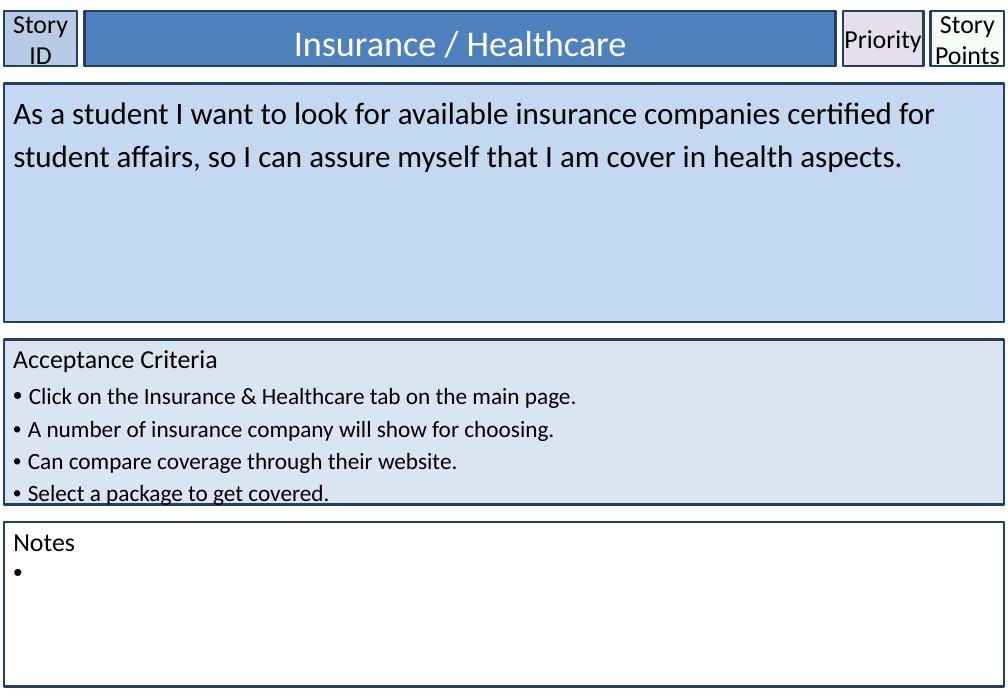
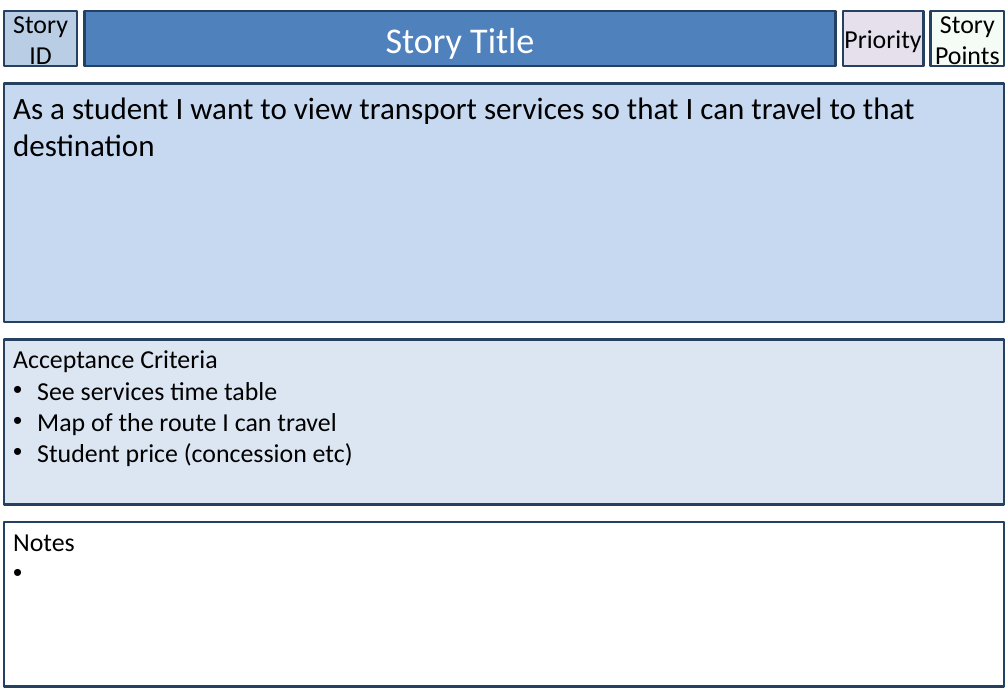
Before and after one commit to lufee84/GROUP-44, a slide deck: slide 47 of Adrian - STORY CARD.pptx (slide 35 before the commit). Drawn at 1008x698 pixels with LibreOffice and Linux fonts; fonts in the diff are those of the drawing. Boxes give left, top, right and bottom in pixels: in the first picture for what was removed or moved away, otherwise in the second. Text is boxed around its words. In the diff, an @@ line names an element or a change of style, - is before the commit and + after.

```diff
--- a/Adrian - STORY CARD.pptx
+++ b/Adrian - STORY CARD.pptx
@@ rectangle "Story Title" at [85,11,836,66]: outline #244061 2 pt to #254061 2 pt @@
@@ text in rectangle at [386,28,534,59]: text changed @@
-Insurance / Healthcare
+Story Title
@@ rectangle "As a student I want ..." at [4,84,1004,322]: fill #C5D8F1 to #C6D9F1; outline #244061 2 pt to #254061 2 pt @@
@@ text in rectangle at [13,97,915,157]: text changed @@
-As a student I want to look for available insurance companies certified for student affairs, so I can assure myself that I am cover in health aspects.
+As a student I want to view transport services so that I can travel to that destination
@@ rectangle "Acceptance Criteria" at [4,340,1004,504]: fill #DAE5F1 to #DCE6F2; outline #244061 2 pt to #254061 2 pt @@
@@ text in rectangle at [37,382,353,467]: text changed; size 18 to 20 pt @@
-• Click on the Insurance & Healthcare tab on the main page.
-• A number of insurance company will show for choosing.
-• Can compare coverage through their website.
-• Select a package to get covered.
+• See services time table
+• Map of the route I can travel
+• Student price (concession etc)
```
Also in this commit, not shown: 57 other slides changed, 9 slides added, 4 slides removed, 5 other files.
